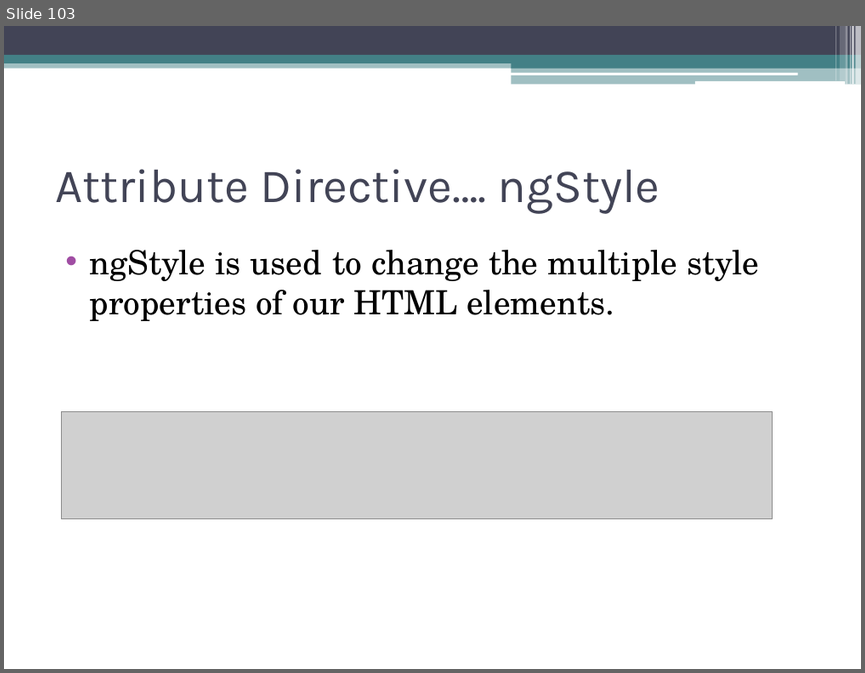
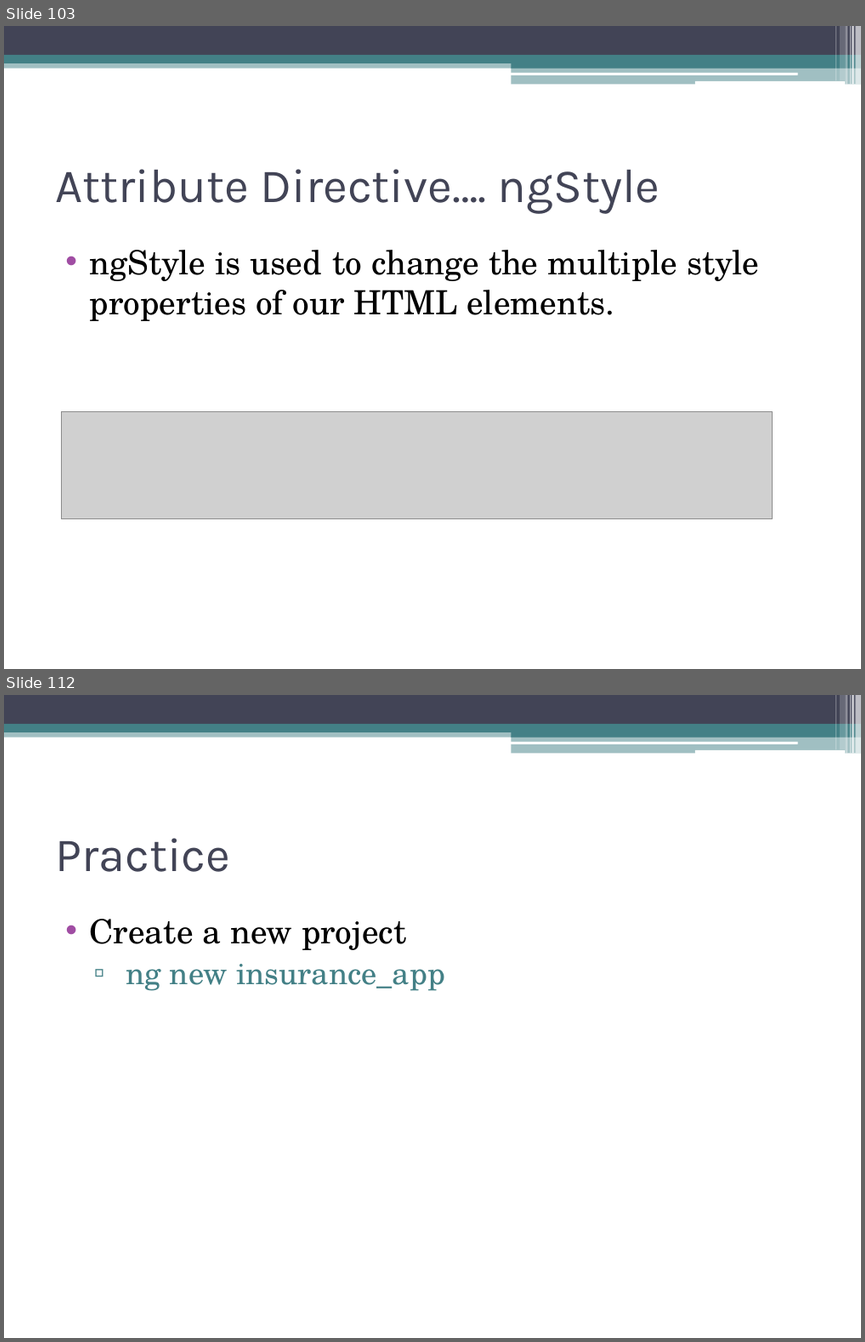
Before and after one commit to akjkhatri/mean_stack, a slide deck: MEAN Stack Workshop.pptx. Shown one above the other, each under a label of ours: slide 103 before the commit, slides 103 and 112 after it; the slides between them are not shown. The pictures are 865x673 and 865x1342 pixels, drawn with LibreOffice and Linux fonts; fonts in the diff are those of the drawing; grey boxes stand for pictures. Boxes give left, top, right and bottom in pixels: in the first picture for what was removed or moved away, otherwise in the second. Text is boxed around its words. In the diff, an @@ line names an element or a change of style, - is before the commit and + after.

```diff
--- a/MEAN Stack Workshop.pptx
+++ b/MEAN Stack Workshop.pptx
@@ slide 112 added at (x1=4, y1=695, x2=861, y2=1338), background #FFFFFF; not listed: 13 template elements that a slide beside it also shows @@
@@ title added at (x1=55, y1=838, x2=230, y2=872), 40 pt, text #424456 @@
+Practice
@@ text added at (x1=90, y1=919, x2=445, y2=991), 26 pt, text #438086 @@
+• Create a new project
+  ▫ ng new insurance_app
```
Also in this commit, not shown: 8 other slides added.
